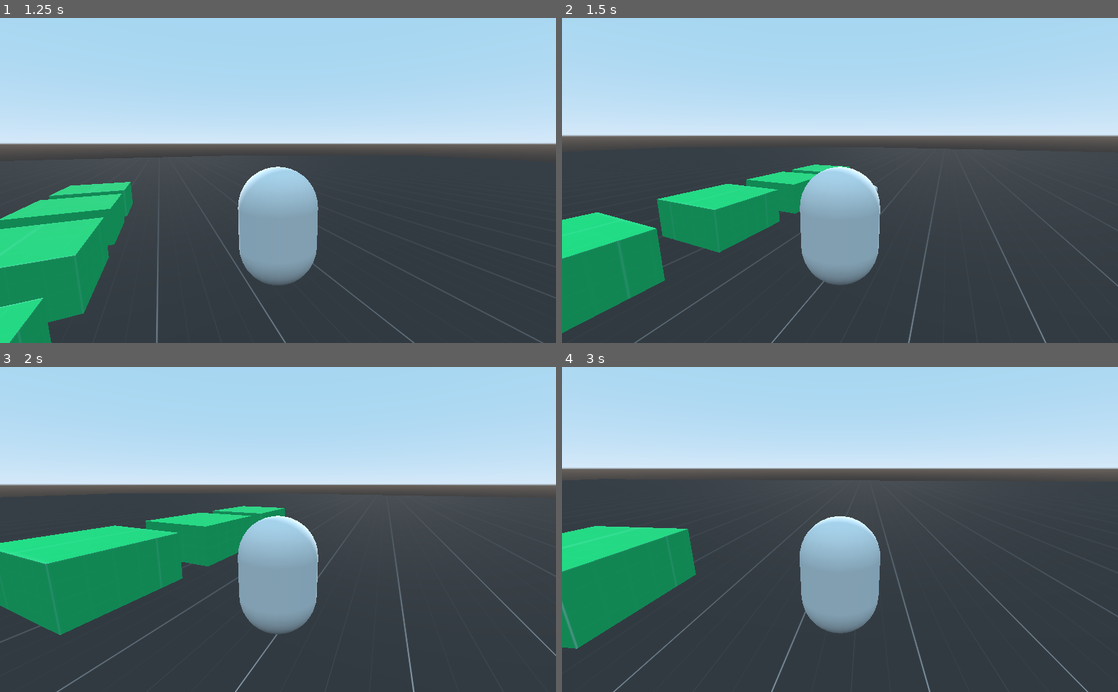
Above: before the commit, frames 1-4 (two rows, left to right).
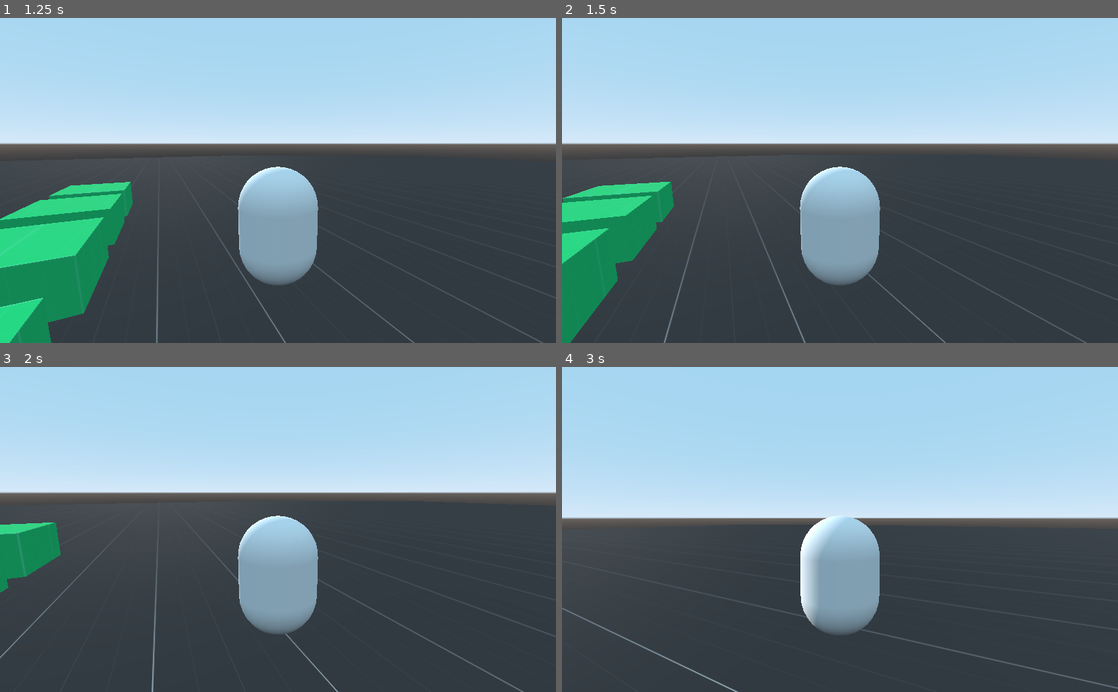
Above: after the commit, the same moments.

Repository: Boyquotes/godot_tps_learn
Game: Godot game, scene res://Main.tscn
The game is run twice, just before and just after one commit, with the same random seed, the same clock (stepped at 60 frames per second) and the same inputs. Before the commit the project starts from res://tests/Playground.tscn.
Inputs (mouse positions are in pixels of both pictures, inside the frame that each line leads up to):
- Up to frame 1 (1.25 s): tap Enter at 0.5 s; move the mouse to (305, 180) at 0.52 s; hold W (move_forward) from 0.53 s (still down); hold Alt (show_mouse, bound only after the commit) from 0.53 s (still down); tap Space (jump) at 0.77 s
- Up to frame 2 (1.5 s): keep holding W (move_forward); move the mouse to (812, 180) at 1.27 s; release Alt (show_mouse, bound only after the commit) at 1.28 s; tap Alt (show_mouse, bound only after the commit) at 1.35 s
- Up to frame 3 (2 s): keep holding W (move_forward); tap Space (jump) at 1.52 s
- Up to frame 4 (3 s): keep holding W (move_forward); move the mouse to (851, 523) at 2.02 s; hold Alt (show_mouse, bound only after the commit) 2.03-2.78 s; move the mouse to (834, 536) at 2.77 s; tap Alt (show_mouse, bound only after the commit) at 2.85 s

Frame 1 is identical in both runs. In frame 2, 13% of the frame differs, in the area x 0-100%, y 36-100%; in frame 3, 15%; in frame 4, 31%, in the area x 0-100%, y 25-100%.

Commit message:
feat: show mouse when press alt

Diff:
--- /dev/null
+++ b/Main.tscn
@@ -0,0 +1,13 @@
+[gd_scene load_steps=4 format=2]
+
+[ext_resource path="res://tests/Playground.tscn" type="PackedScene" id=1]
+[ext_resource path="res://main.gd" type="Script" id=2]
+[ext_resource path="res://composables/mouse_capturable.gd" type="Script" id=3]
+
+[node name="Main" type="Spatial"]
+script = ExtResource( 2 )
+
+[node name="Playground" parent="." instance=ExtResource( 1 )]
+
+[node name="MouseCapturable" type="Node" parent="."]
+script = ExtResource( 3 )
--- a/character/Character.tscn
+++ b/character/Character.tscn
@@ -1,9 +1,8 @@
-[gd_scene load_steps=15 format=2]
+[gd_scene load_steps=14 format=2]
 
 [ext_resource path="res://character/spring_arm.gd" type="Script" id=1]
 [ext_resource path="res://character/camera_orbit.gd" type="Script" id=2]
 [ext_resource path="res://character/statemachine/state_sprint.gd" type="Script" id=3]
-[ext_resource path="res://composables/mouse_capturable.gd" type="Script" id=4]
 [ext_resource path="res://character/statemachine/state_glide.gd" type="Script" id=5]
 [ext_resource path="res://character/statemachine/character_state_machine.gd" type="Script" id=6]
 [ext_resource path="res://character/statemachine/state_idle.gd" type="Script" id=7]
@@ -63,9 +62,6 @@
 [node name="Camera" type="Camera" parent="CameraOrbit/SpringArm"]
 transform = Transform( 1, 0, 0, 0, 1, 0, 0, 0, 1, -0.036, 0.884, 4.5 )
 
-[node name="MouseCapturable" type="Node" parent="."]
-script = ExtResource( 4 )
-
 [node name="StateMachine" type="Node" parent="."]
 script = ExtResource( 6 )
 intial_state = NodePath("Idle")
--- a/character/camera_orbit.gd
+++ b/character/camera_orbit.gd
@@ -3,15 +3,32 @@
 var mouse_delta = Vector2.ZERO
 
 onready var mouse_sensitivity = get_parent().mouse_sensitivity
+onready var mouse_captured = true
+
+func _ready():
+	Events.connect("mouse_hidden", self, "mouse_hidden")
+	Events.connect("mouse_showed", self, "mouse_showed")
 
 func _unhandled_input(event):
+	if not mouse_captured:
+		return
+
 	if event is InputEventMouseMotion:
 		mouse_delta = event.relative
 
 func _process(delta):
+	if not mouse_captured:
+		return
+
 	var rot = Vector3(mouse_delta.y, mouse_delta.x, 0) * mouse_sensitivity * delta
 
 	self.rotation.x += rot.x
 	self.rotation.y -= rot.y
 
 	mouse_delta = Vector2.ZERO
+
+func mouse_showed():
+	mouse_captured = false
+
+func mouse_hidden():
+	mouse_captured = true
--- a/composables/mouse_capturable.gd
+++ b/composables/mouse_capturable.gd
@@ -2,3 +2,11 @@
 
 func _ready():
 	Input.set_mouse_mode(Input.MOUSE_MODE_CAPTURED)
+
+func _input(event):
+	if event.is_action_pressed("show_mouse"):
+		Input.set_mouse_mode(Input.MOUSE_MODE_VISIBLE)
+		Events.emit_signal("mouse_showed")
+	elif event.is_action_released("show_mouse"):
+		Input.set_mouse_mode(Input.MOUSE_MODE_CAPTURED)
+		Events.emit_signal("mouse_hidden")
--- /dev/null
+++ b/main.gd
@@ -0,0 +1,17 @@
+extends Spatial
+
+
+# Declare member variables here. Examples:
+# var a = 2
+# var b = "text"
+
+
+# Called when the node enters the scene tree for the first time.
+func _ready():
+
+	pass # Replace with function body.
+
+
+# Called every frame. 'delta' is the elapsed time since the previous frame.
+#func _process(delta):
+#	pass
--- a/project.godot
+++ b/project.godot
@@ -33,8 +33,12 @@
 [application]
 
 config/name="TPSLearn"
-run/main_scene="res://tests/Playground.tscn"
+run/main_scene="res://Main.tscn"
 config/icon="res://icon.png"
+
+[autoload]
+
+Events="*res://singletons/events.gd"
 
 [input]
 
@@ -68,6 +72,11 @@
 "events": [ Object(InputEventKey,"resource_local_to_scene":false,"resource_name":"","device":0,"alt":false,"shift":false,"control":false,"meta":false,"command":false,"pressed":false,"scancode":16777237,"physical_scancode":0,"unicode":0,"echo":false,"script":null)
  ]
 }
+show_mouse={
+"deadzone": 0.5,
+"events": [ Object(InputEventKey,"resource_local_to_scene":false,"resource_name":"","device":0,"alt":false,"shift":false,"control":false,"meta":false,"command":false,"pressed":false,"scancode":0,"physical_scancode":16777240,"unicode":0,"echo":false,"script":null)
+ ]
+}
 
 [physics]
 
--- /dev/null
+++ b/singletons/events.gd
@@ -0,0 +1,5 @@
+extends Node
+
+# ui
+signal mouse_showed
+signal mouse_hidden
